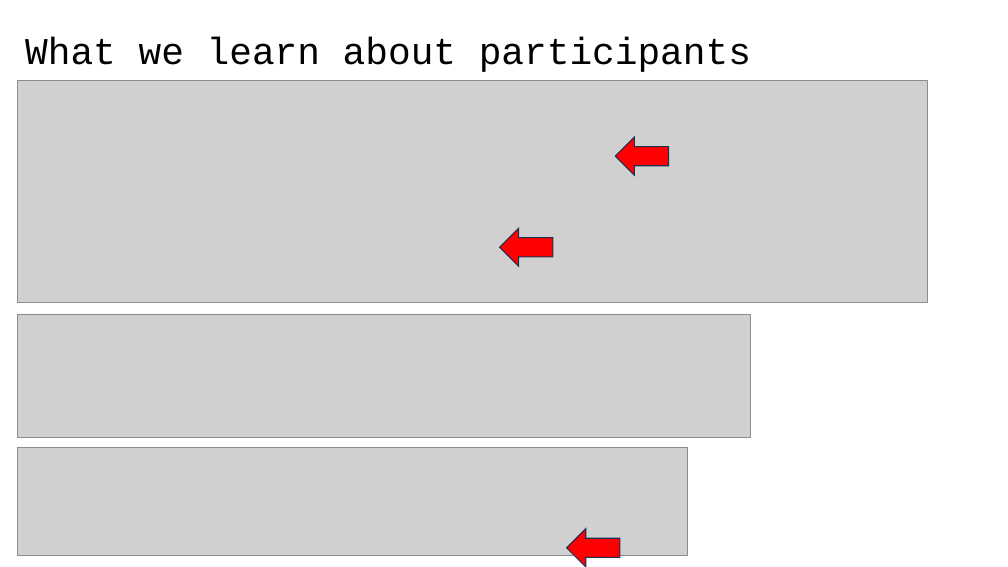
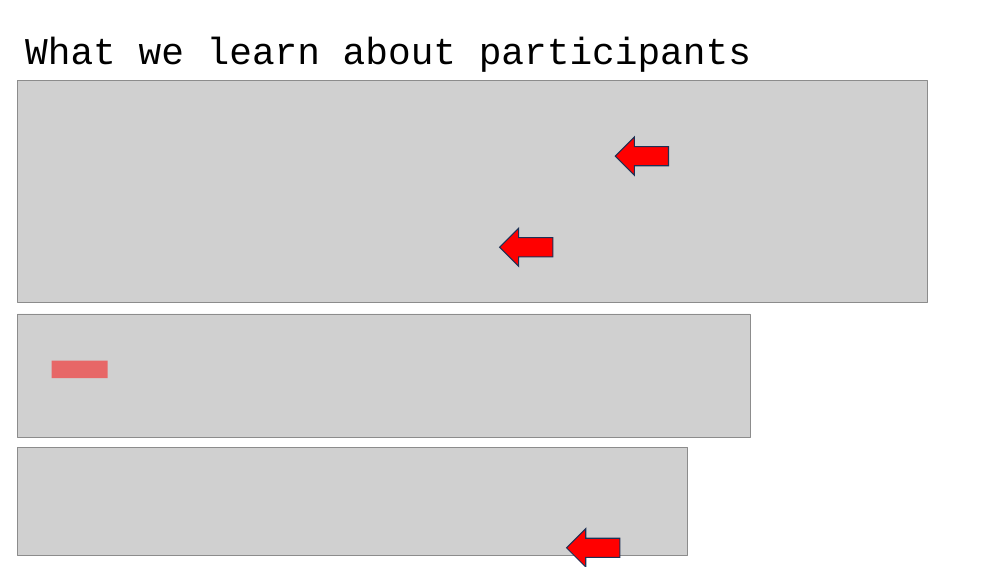
Before and after one commit to 40tude/02_Data-Science_Fullstack_march_2024, a slide deck: slide 17 of 02_EDA/99_Project_Speed_Dating/01_speed_dating_project.pptx. Drawn at 1008x567 pixels with LibreOffice and Linux fonts; fonts in the diff are those of the drawing; grey boxes stand for pictures. Boxes give left, top, right and bottom in pixels: in the first picture for what was removed or moved away, otherwise in the second. Text is boxed around its words. In the diff, an @@ line names an element or a change of style, - is before the commit and + after.

```diff
--- a/02_EDA/99_Project_Speed_Dating/01_speed_dating_project.pptx
+++ b/02_EDA/99_Project_Speed_Dating/01_speed_dating_project.pptx
@@ rectangle added at [51,361,107,378], fill #FF0000 at 50% opacity @@
```
Also in this commit, not shown: 10 other slides changed, 14 other files.
